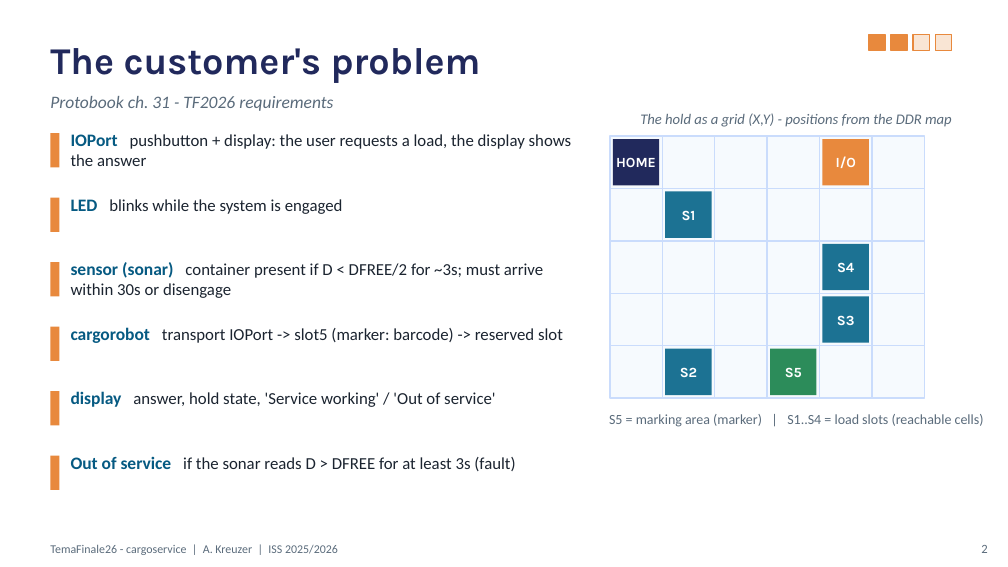
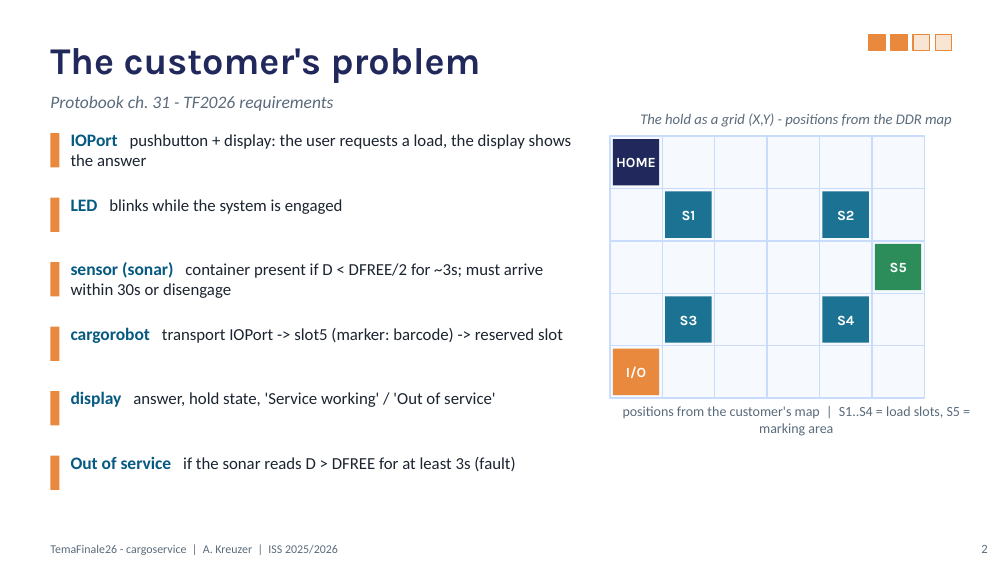
Before and after one commit to Alexing-uni/ISS26_Alexander_Kreuzer, a slide deck: slide 2 of TemaFinale26/Sprint3/userDocs/slides/TemaFinale26_slides.pptx. Drawn at 1008x567 pixels with LibreOffice and Linux fonts; fonts in the diff are those of the drawing. Boxes give left, top, right and bottom in pixels: in the first picture for what was removed or moved away, otherwise in the second. Text is boxed around its words. In the diff, an @@ line names an element or a change of style, - is before the commit and + after.

```diff
--- a/TemaFinale26/Sprint3/userDocs/slides/TemaFinale26_slides.pptx
+++ b/TemaFinale26/Sprint3/userDocs/slides/TemaFinale26_slides.pptx
@@ text "S2": place and size @@
-text "S2" at (680, 367, 697, 377)
+text "S2" at (837, 210, 854, 220)
@@ rectangle: place and size @@
-rectangle at (665, 349, 712, 395)
+rectangle at (823, 192, 869, 238)
@@ text "S5": place and size @@
-text "S5" at (785, 367, 802, 377)
+text "S5" at (890, 262, 907, 272)
@@ rectangle: place and size @@
-rectangle at (770, 349, 816, 395)
+rectangle at (875, 244, 921, 290)
@@ text "S3": place and size @@
-text "S3" at (837, 315, 855, 325)
+text "S3" at (680, 315, 698, 325)
@@ rectangle: place and size @@
-rectangle at (823, 244, 869, 290)
+rectangle at (665, 296, 712, 343)
@@ text "S4": place and size @@
-text "S4" at (837, 262, 854, 272)
+text "S4" at (837, 315, 854, 325)
@@ text "I/O": place and size @@
-text "I/O" at (836, 156, 856, 168)
+text "I/O" at (626, 366, 646, 378)
@@ rectangle: place and size @@
-rectangle at (823, 139, 869, 185)
+rectangle at (613, 349, 659, 395)
@@ text at (623, 406, 960, 436): text changed @@
-S5 = marking area (marker) | S1..S4 = load slots (reachable cells)
+positions from the customer's map | S1..S4 = load slots, S5 = marking area
```
Also in this commit, not shown: 1 other slide changed, 5 other files.
